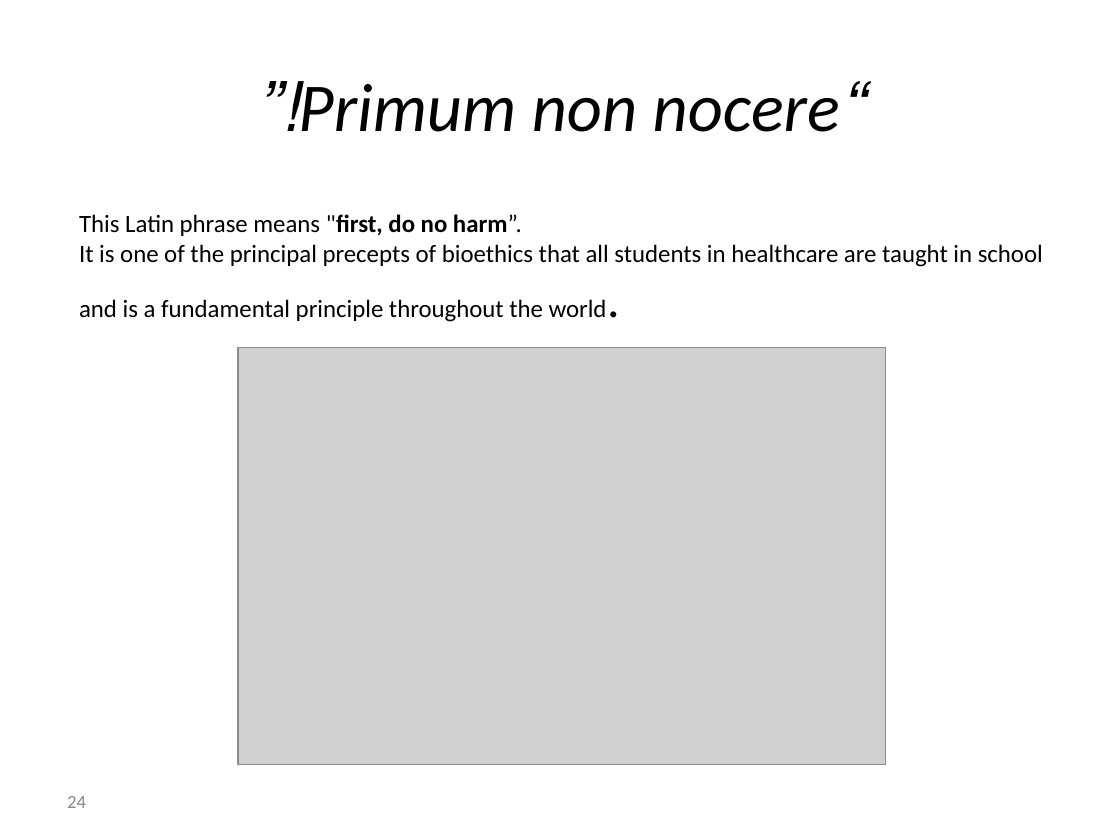
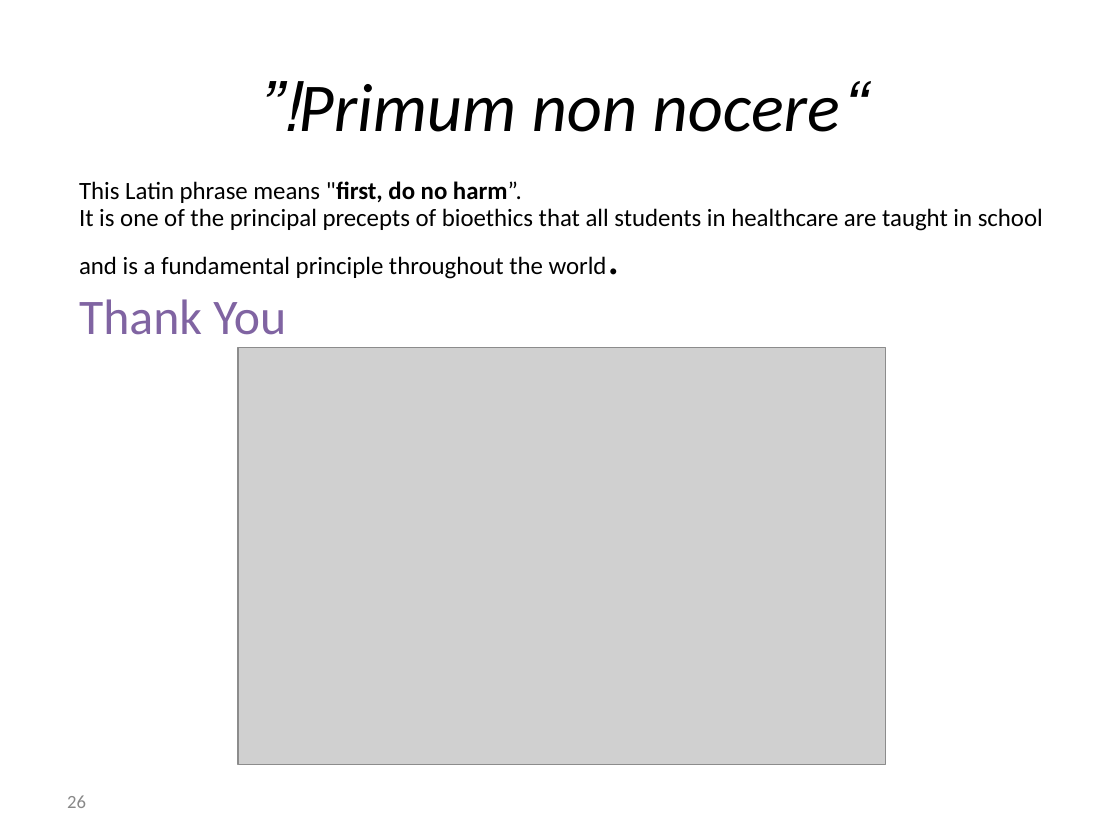
Before and after one commit to katkovOlga/nayaProject, a slide deck: slide 26 of FinalProjectLast.pptx (slide 24 before the commit). Drawn at 1120x840 pixels with LibreOffice and Linux fonts; fonts in the diff are those of the drawing; grey boxes stand for pictures. Boxes give left, top, right and bottom in pixels: in the first picture for what was removed or moved away, otherwise in the second. Text is boxed around its words. In the diff, an @@ line names an element or a change of style, - is before the commit and + after.

```diff
--- a/FinalProjectLast.pptx
+++ b/FinalProjectLast.pptx
@@ text "This Latin phrase means "first, ...": place and size @@
-text "This Latin phrase means "first, ..." at bbox=[79, 214, 1043, 322]
+text "This Latin phrase means "first, ..." at bbox=[79, 181, 1043, 335]
@@ text at bbox=[79, 181, 1043, 279]: line spacing 1 to 0.9 @@
@@ text at bbox=[79, 299, 286, 335]: paragraph added @@
+Thank You
@@ page number at bbox=[67, 795, 86, 808]: text changed @@
-24
+26
```
Also in this commit, not shown: 21 other slides changed, 3 slides added, 2 slides removed.
